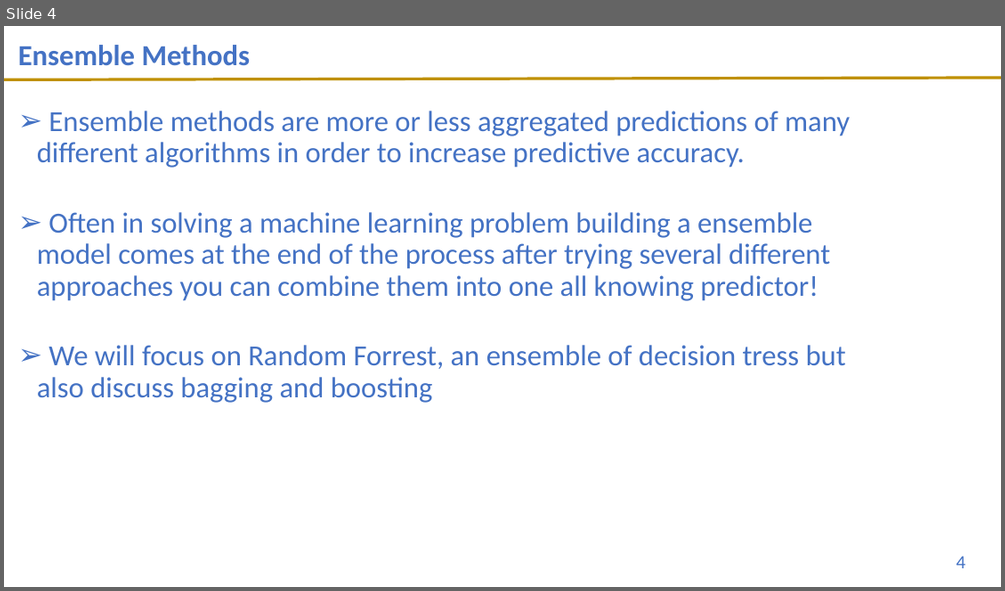
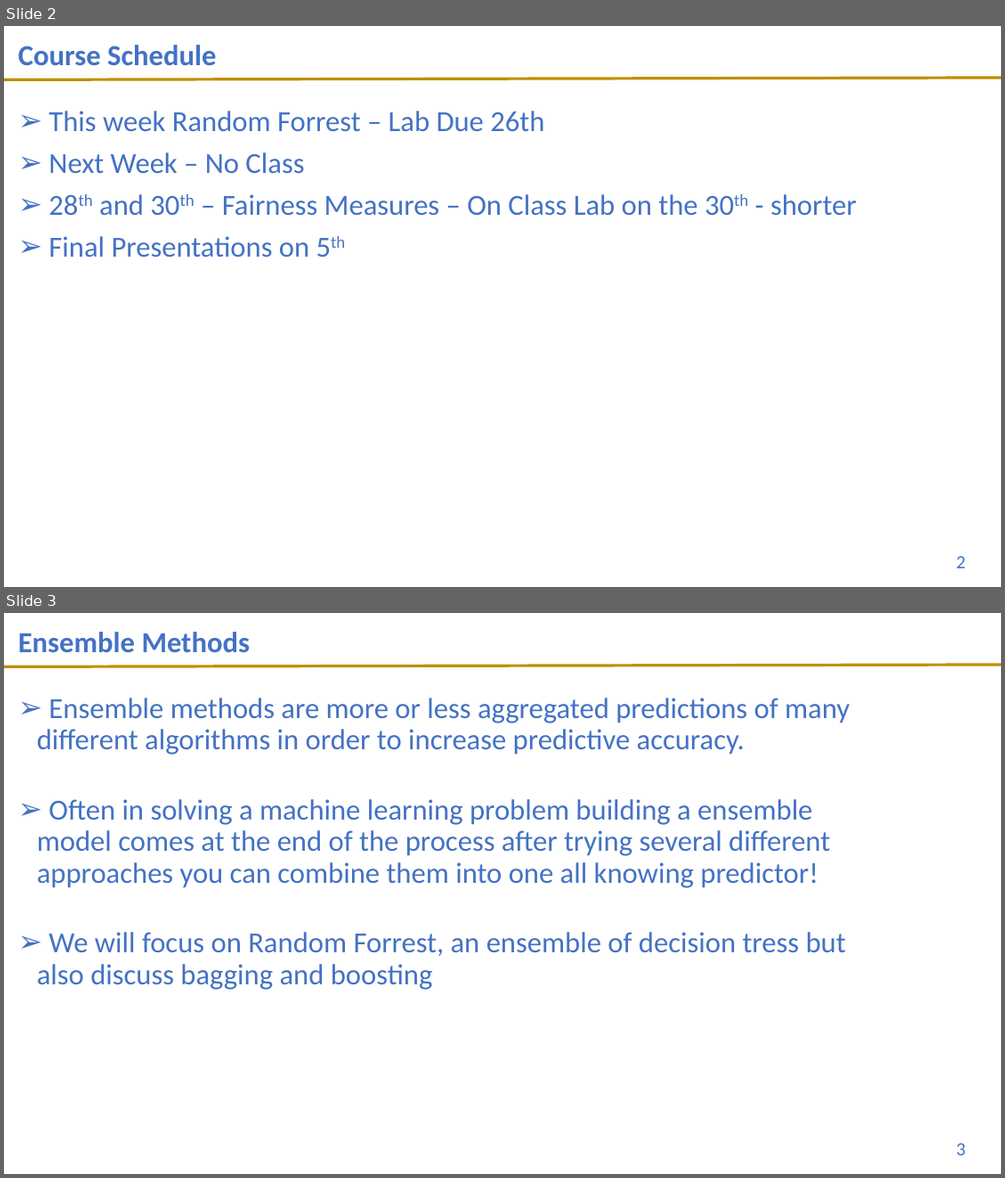
Before and after one commit to UVADS/DS-3001, a slide deck: 12_Ensemble_RF/Trees_Ensemble_11.9.20.pptx. Shown one above the other, each under a label of ours: slide 4 before the commit, slides 2 and 3 after it. The pictures are 1005x591 and 1005x1178 pixels, drawn with LibreOffice and Linux fonts; fonts in the diff are those of the drawing; background and template pictures are left out. Boxes give left, top, right and bottom in pixels: in the first picture for what was removed or moved away, otherwise in the second. Text is boxed around its words. In the diff, an @@ line names an element or a change of style, - is before the commit and + after.

```diff
--- a/12_Ensemble_RF/Trees_Ensemble_11.9.20.pptx
+++ b/12_Ensemble_RF/Trees_Ensemble_11.9.20.pptx
@@ slide 2 added at [4,26,1001,587], background #FFFFFF; not listed: 1 template element that a slide beside it also shows @@
@@ title added at [18,45,216,66], 28 pt, text #4472C4, bold @@
+Course Schedule
@@ text added at [48,111,857,257], 28 pt, text #4472C4 @@
+➢ This week Random Forrest – Lab Due 26th
+➢ Next Week – No Class
+➢ 28th and 30th – Fairness Measures – On Class Lab on the 30th - shorter
+➢ Final Presentations on 5th
@@ page number added at [956,556,966,568], 18 pt, text #4472C4 @@
+2
@@ what was slide 4 is now slide 3 @@
@@ page number at [956,1143,966,1155]: text changed @@
-4
+3
```
Also in this commit, not shown: 3 slides changed, 2 other slides added, 2 slides removed, 1 other file.
